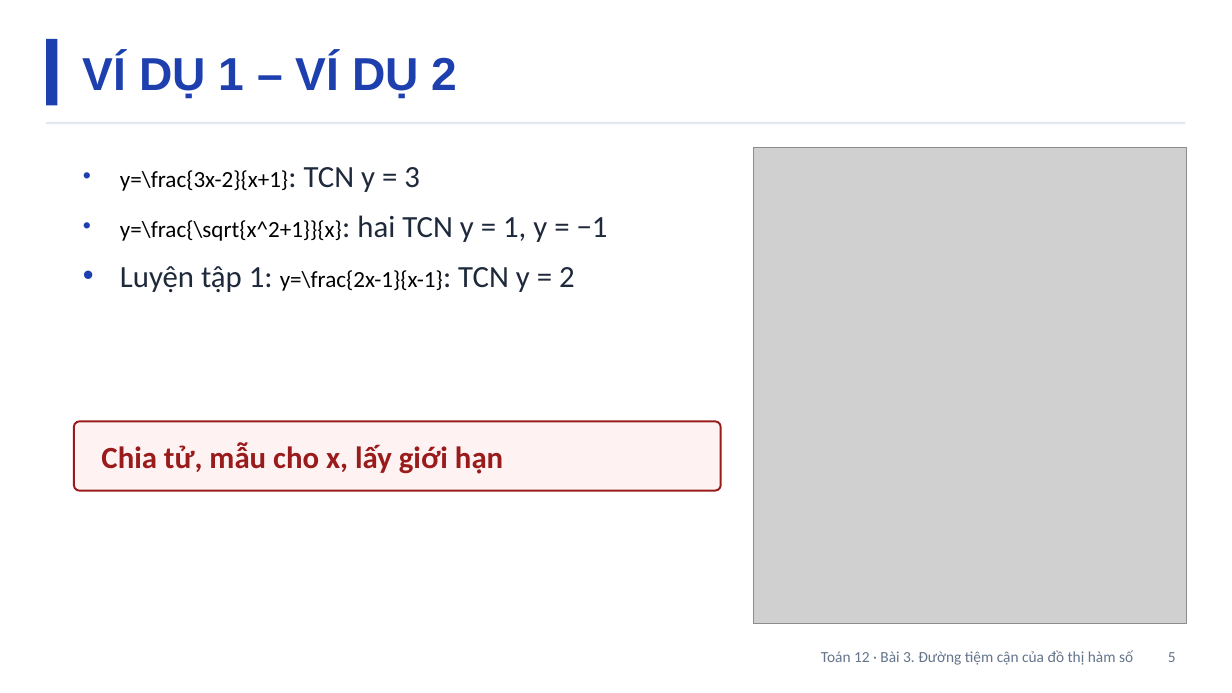
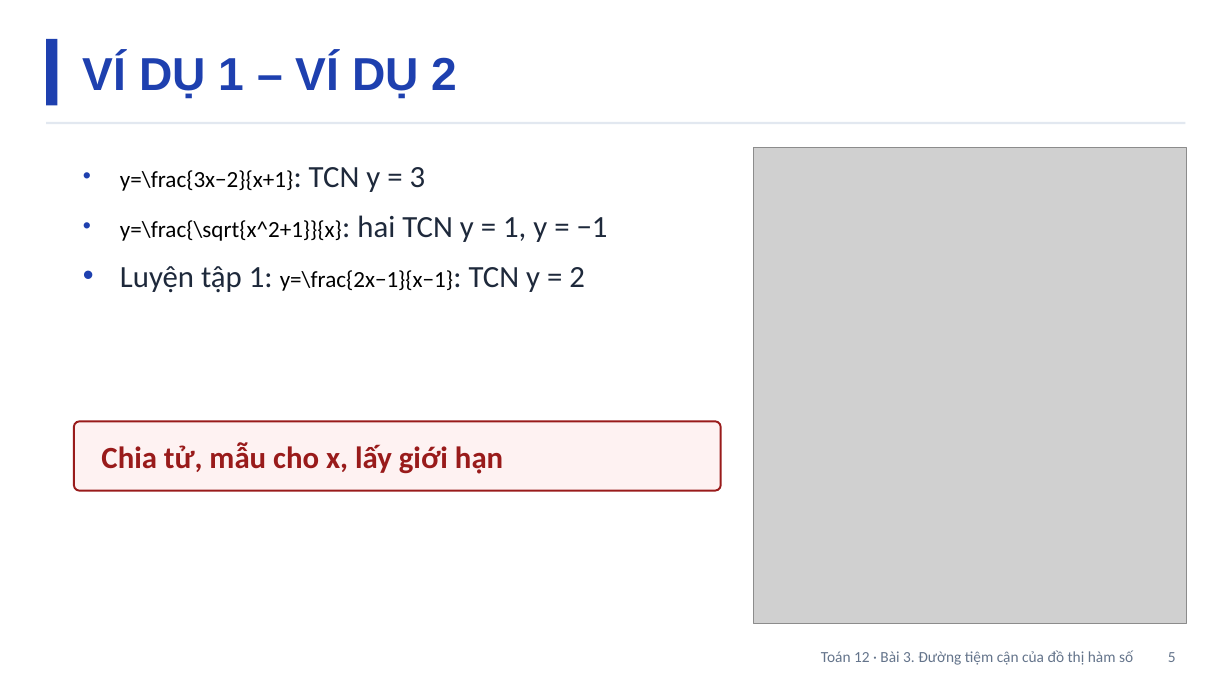
Before and after one commit to Trangtu66/Taode_thi_online, a slide deck: slide 5 of slides/Toan12/Slide_TOAN12_Bai3_T10-13.pptx. Drawn at 1232x693 pixels with LibreOffice and Linux fonts; fonts in the diff are those of the drawing; grey boxes stand for pictures. Boxes give left, top, right and bottom in pixels: in the first picture for what was removed or moved away, otherwise in the second. Text is boxed around its words. In the diff, an @@ line names an element or a change of style, - is before the commit and + after.

```diff
--- a/slides/Toan12/Slide_TOAN12_Bai3_T10-13.pptx
+++ b/slides/Toan12/Slide_TOAN12_Bai3_T10-13.pptx
@@ text at (120,167,426,192): text changed @@
-• y=\frac{3x-2}{x+1}: TCN y = 3
+• y=\frac{3x−2}{x+1}: TCN y = 3
@@ text at (120,266,585,293): text changed @@
-• Luyện tập 1: y=\frac{2x-1}{x-1}: TCN y = 2
+• Luyện tập 1: y=\frac{2x−1}{x−1}: TCN y = 2
```
Also in this commit, not shown: 8 other slides changed, 50 other files.
